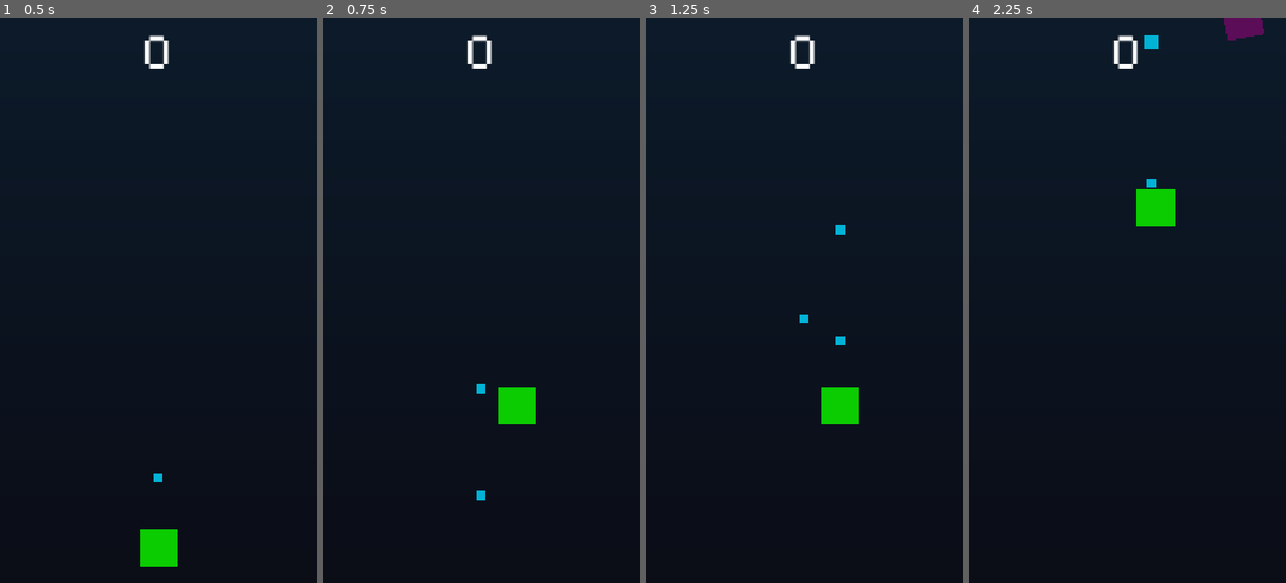
Above: before the commit, frames 1-4 (left to right).
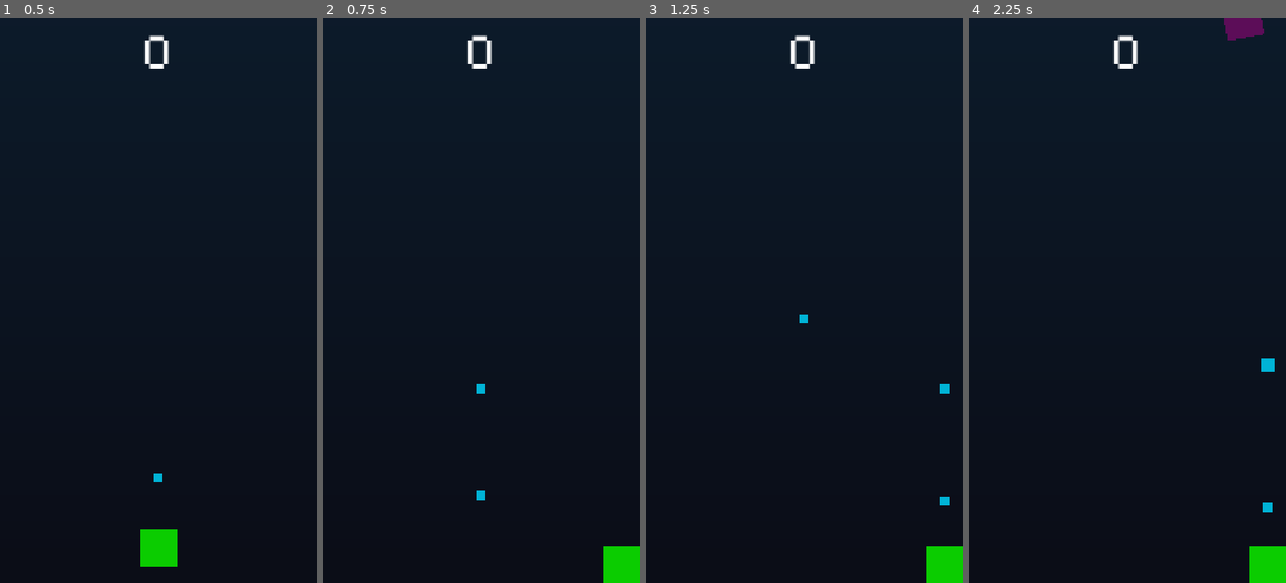
Above: after the commit, the same moments.

Repository: KRYPTO-CS/SpaceShooter
Game: Godot game, scene res://scenes/main.tscn
Same seed, same stepped clock (60 frames per second), same inputs: the game is played once before the commit and once after it.
Inputs (mouse positions are in pixels of both pictures, inside the frame that each line leads up to):
- Up to frame 1 (0.5 s): no input
- Up to frame 2 (0.75 s): tap Enter at 0.5 s; move the mouse to (551, 272) at 0.52 s; click (551, 272) at 0.67 s
- Up to frame 3 (1.25 s): no input
- Up to frame 4 (2.25 s): drag from (1064, 328) to (1162, 227) at 1.27 s; move the mouse to (1159, 176) at 2.02 s; click (1159, 176) at 2.17 s

Frame 1 is identical in both runs. In frame 2, 1.5% of the frame differs, in the area x 55-100%, y 65-100%; in frame 3, 1.7%; in frame 4, 1.9%, in the area x 52-100%, y 3-100%.

Commit message:
Mobile controls fix

Diff:
--- a/SpaceShooter/scenes/player.gd
+++ b/SpaceShooter/scenes/player.gd
@@ -6,7 +6,6 @@
 @export var y_limit := 450.0
 @export var shoot_interval := 0.3  # seconds between shots
 
-# Charging system
 @export var base_damage := 1.0
 @export var max_charge_time := 1.25  # seconds to reach full charge
 @export var max_bullet_scale := 2.5
@@ -14,7 +13,6 @@
 var target_position: Vector2
 var finger_active := false
 var shoot_timer := 0.0
-var moving := false
 var was_finger_active := false
 
 # Charge variables
@@ -22,15 +20,17 @@
 var charge_time := 0.0
 var current_damage := 1.0
 
+# Touch tracking
+var active_finger_index := -1
+
 func _ready():
 	bullet_scene = preload("res://scenes/bullet.tscn")
 	target_position = position
 
 func _process(delta):
 	if finger_active:
-		# move toward finger position if dragging
-		if position.distance_to(target_position) > 5.0:
-			position = position.lerp(target_position, delta * 10)
+		# smoothly follow target position
+		position = position.lerp(target_position, delta * 10)
 
 		# clamp player position
 		position.x = clamp(position.x, -x_limit, x_limit)
@@ -43,6 +43,7 @@
 
 	else:
 		if was_finger_active:
+			# finger just released: shoot charged bullet
 			shoot()
 			charge_time = 0.0
 			current_damage = base_damage
@@ -59,13 +60,16 @@
 
 func _input(event):
 	if event is InputEventScreenTouch:
-		if event.pressed:
+		if event.pressed and active_finger_index == -1:
+			active_finger_index = event.index
 			finger_active = true
-			target_position = get_global_mouse_position()
-		else:
+			target_position = event.position  # proper mobile position
+		elif not event.pressed and event.index == active_finger_index:
 			finger_active = false
-	elif event is InputEventScreenDrag and finger_active:
-		target_position = get_global_mouse_position()
+			active_finger_index = -1
+
+	elif event is InputEventScreenDrag and event.index == active_finger_index:
+		target_position = event.position
 
 func shoot():
 	var bullet = bullet_scene.instantiate()
Not shown, changed: docs/index.html
Not shown, changed: docs/index.pck
